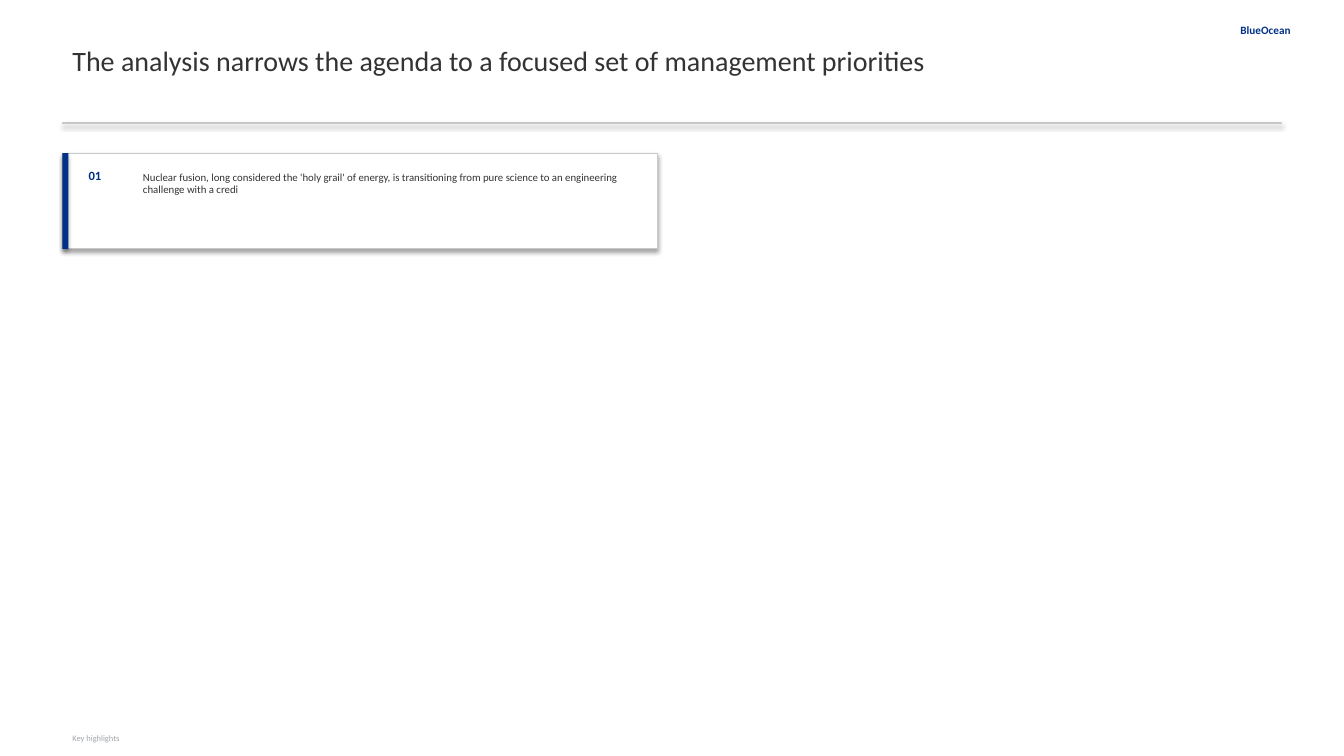
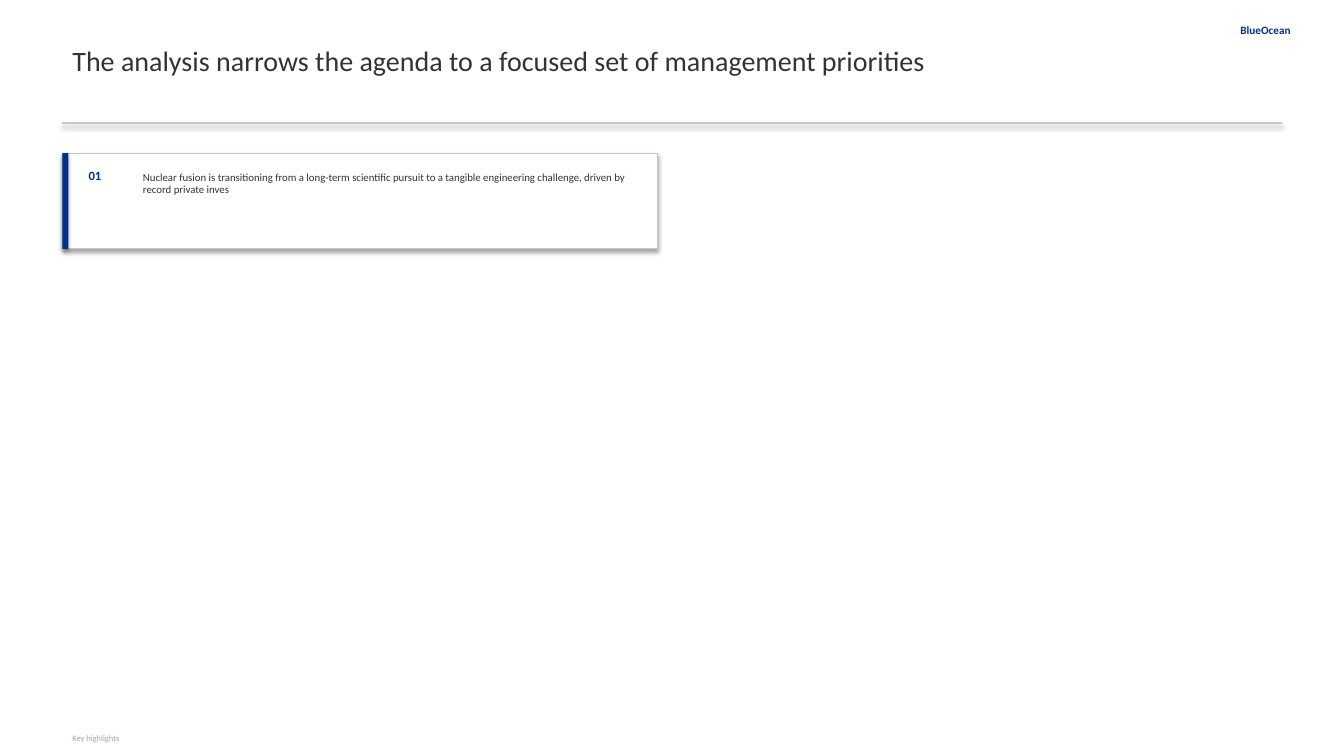
Before and after one commit to yt-feng/gen_rpt, a slide deck: slide 3 of reports/2026-05-14-nuclear-fusion-commercialization-outlook-and-strategic-impli/report.pptx. Drawn at 1344x756 pixels with LibreOffice and Linux fonts; fonts in the diff are those of the drawing. Boxes give left, top, right and bottom in pixels: in the first picture for what was removed or moved away, otherwise in the second. Text is boxed around its words. In the diff, an @@ line names an element or a change of style, - is before the commit and + after.

```diff
--- a/reports/2026-05-14-nuclear-fusion-commercialization-outlook-and-strategic-impli/report.pptx
+++ b/reports/2026-05-14-nuclear-fusion-commercialization-outlook-and-strategic-impli/report.pptx
@@ text at [143,173,624,195]: text changed @@
-Nuclear fusion, long considered the 'holy grail' of energy, is transitioning from pure science to an engineering challenge with a credi
+Nuclear fusion is transitioning from a long-term scientific pursuit to a tangible engineering challenge, driven by record private inves
```
Also in this commit, not shown: 8 other slides changed, 2 slides added, 5 slides removed, 49 other files.
